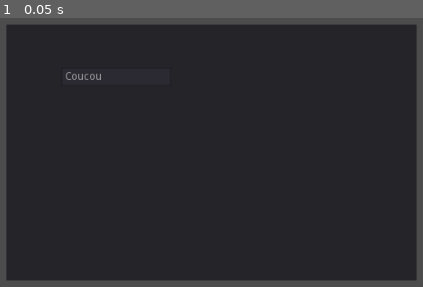
Above: before the commit, frame 1.
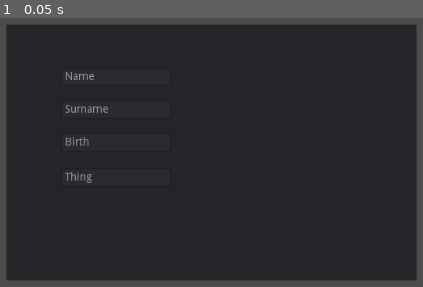
Above: after the commit, the same moment.

Repository: ptiteigne/EscapeProgramme
Game: Godot game, scene res://Test1.tscn
Two runs of this game, one before a commit and one after it. Both use one fixed random seed, a clock stepped at 60 frames per second and the inputs below. The project has no main scene, so this scene is started directly.
Inputs:
- Up to frame 1 (0.05 s): no input

The runs differ from the first frame. In frame 1, 0.5% of the frame differs, in the area x 15-26%, y 20-62%.

Commit message:
Added more LineEdit nodes

Diff:
--- a/Test1.tscn
+++ b/Test1.tscn
@@ -19,7 +19,7 @@
 size_flags_horizontal = 1
 size_flags_vertical = 1
 
-[node name="LineEdit" type="LineEdit" parent="Panel" index="0"]
+[node name="Field1" type="LineEdit" parent="Panel" index="0"]
 
 anchor_left = 0.0
 anchor_top = 0.0
@@ -38,9 +38,87 @@
 size_flags_vertical = 1
 focus_mode = 2
 context_menu_enabled = false
-placeholder_text = "Coucou"
+placeholder_text = "Name"
 placeholder_alpha = 0.6
 caret_blink = false
 caret_blink_speed = 0.65
 caret_position = 0
 _sections_unfolded = [ "Caret", "Placeholder" ]
+
+[node name="Field2" type="LineEdit" parent="Panel" index="1"]
+
+anchor_left = 0.0
+anchor_top = 0.0
+anchor_right = 0.0
+anchor_bottom = 0.0
+margin_left = 70.0
+margin_top = 97.0
+margin_right = 211.0
+margin_bottom = 121.0
+rect_pivot_offset = Vector2( 0, 0 )
+rect_clip_content = false
+focus_mode = 2
+mouse_filter = 0
+mouse_default_cursor_shape = 1
+size_flags_horizontal = 1
+size_flags_vertical = 1
+focus_mode = 2
+context_menu_enabled = false
+placeholder_text = "Surname"
+placeholder_alpha = 0.6
+caret_blink = false
+caret_blink_speed = 0.65
+caret_position = 0
+_sections_unfolded = [ "Caret", "Placeholder" ]
+
+[node name="Field3" type="LineEdit" parent="Panel" index="2"]
+
+anchor_left = 0.0
+anchor_top = 0.0
+anchor_right = 0.0
+anchor_bottom = 0.0
+margin_left = 70.0
+margin_top = 139.0
+margin_right = 211.0
+margin_bottom = 163.0
+rect_pivot_offset = Vector2( 0, 0 )
+rect_clip_content = false
+focus_mode = 2
+mouse_filter = 0
+mouse_default_cursor_shape = 1
+size_flags_horizontal = 1
+size_flags_vertical = 1
+focus_mode = 2
+context_menu_enabled = false
+placeholder_text = "Birth"
+placeholder_alpha = 0.6
+caret_blink = false
+caret_blink_speed = 0.65
+caret_position = 0
+_sections_unfolded = [ "Caret", "Placeholder" ]
+
+[node name="Field4" type="LineEdit" parent="Panel" index="3"]
+
+anchor_left = 0.0
+anchor_top = 0.0
+anchor_right = 0.0
+anchor_bottom = 0.0
+margin_left = 70.0
+margin_top = 184.0
+margin_right = 211.0
+margin_bottom = 208.0
+rect_pivot_offset = Vector2( 0, 0 )
+rect_clip_content = false
+focus_mode = 2
+mouse_filter = 0
+mouse_default_cursor_shape = 1
+size_flags_horizontal = 1
+size_flags_vertical = 1
+focus_mode = 2
+context_menu_enabled = false
+placeholder_text = "Thing"
+placeholder_alpha = 0.6
+caret_blink = false
+caret_blink_speed = 0.65
+caret_position = 0
+_sections_unfolded = [ "Caret", "Placeholder" ]
